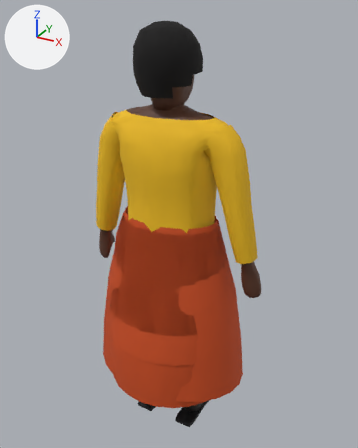
One commit to the Blender file blender/chr/chr_homme_fort.blend: the scene before it, then after it.
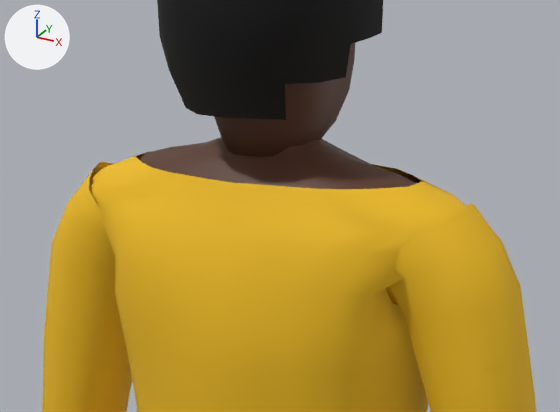
Each version is shown whole from a camera (50 mm lens) standing at (0.938, -1.629, 1.795) and looking at (0.012, 0.054, 0.953), then close up on the part from 23% to 72% of the width and 14% to 42% of the height. Arrows for +X, +Y and +Z are at upper left; the lights stay in place. The first two pictures are the older version.

In view in the first close-up: 'chr_afro', 'chr_corps', 'chr_haut', 'chr_haut_long'.
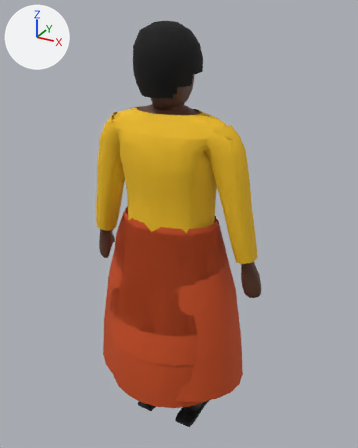
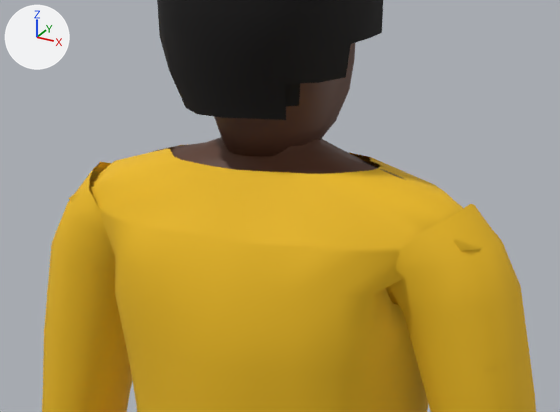
Patch to the scene script:
```diff
--- a/blender/chr/chr_homme_fort.blend.py
+++ b/blender/chr/chr_homme_fort.blend.py
@@ me_chr_haut @@
 # used by ob_chr_haut; location = (0.0, 0.0, 0.0)
-me_chr_haut.from_pydata(...)  # 548 vertices, 488 faces; spans x -0.326..0.326, y -0.146..0.207, z 0.847..1.424
+me_chr_haut.from_pydata(...)  # 548 vertices, 488 faces; spans x -0.326..0.326, y -0.146..0.207, z 0.847..1.437
+# me_chr_haut part 1: 84 of 548 vertices moved; they spanned x -0.266..0.266, y -0.113..0.113, z 1.384..1.424 and now span x -0.278..0.278, y -0.12..0.121, z 1.369..1.437; mean shift (0.0, 0.0, 0.003); largest move (0.183, 0.014, 1.424) -> (0.134, 0.01, 1.437)
 me_chr_haut.materials.append(mat_chr_chemise)
@@ me_chr_haut_long @@
 # used by ob_chr_haut_long; location = (0.0, 0.0, 0.0)
-me_chr_haut_long.from_pydata(...)  # 644 vertices, 584 faces; spans x -0.38..0.38, y -0.148..0.209, z 0.847..1.424
+me_chr_haut_long.from_pydata(...)  # 644 vertices, 584 faces; spans x -0.38..0.38, y -0.148..0.209, z 0.847..1.437
+# me_chr_haut_long part 2: 84 of 644 vertices moved; they spanned x -0.268..0.268, y -0.115..0.115, z 1.384..1.424 and now span x -0.28..0.28, y -0.122..0.123, z 1.369..1.437; mean shift (0.0, 0.0, 0.003); largest move (0.185, 0.014, 1.424) -> (0.136, 0.01, 1.437)
 me_chr_haut_long.materials.append(mat_chr_chemise)
@@ me_chr_cheveux_age @@
+me_chr_cheveux_age.from_pydata(...)  # 157 vertices, 118 faces; spans x -0.097..0.097, y -0.115..0.071, z 1.508..1.72
+me_chr_cheveux_age.polygons.foreach_set('use_smooth', [True] * 118)
+me_chr_cheveux_age.materials.append(mat_chr_cheveux)  # black #0d0a0a
@@ ob_chr_cheveux_age @@
+ob_chr_cheveux_age = bpy.data.objects.new('chr_cheveux_age', me_chr_cheveux_age)
+ob_chr_cheveux_age.location = (0.0, 0.0, 0.0)
```

Boxes [x1, y1, x2, y2] around the edits, measured in the close-ups (560 x 412 px; the box of a moved part takes in the faces that stretch with it):
'chr_haut_long', reshaped: before [42, 151, 536, 412]; after [42, 145, 536, 412]
'chr_haut', reshaped: before [47, 152, 529, 370]; after [47, 145, 529, 370]
'chr_cheveux_age', added: after [285, 65, 348, 106]
part 1 of me_chr_haut, moved or reshaped: before [135, 152, 423, 190]; after [169, 145, 383, 174]
part 2 of me_chr_haut_long, moved or reshaped: before [77, 151, 466, 253]; after [68, 145, 499, 253]
